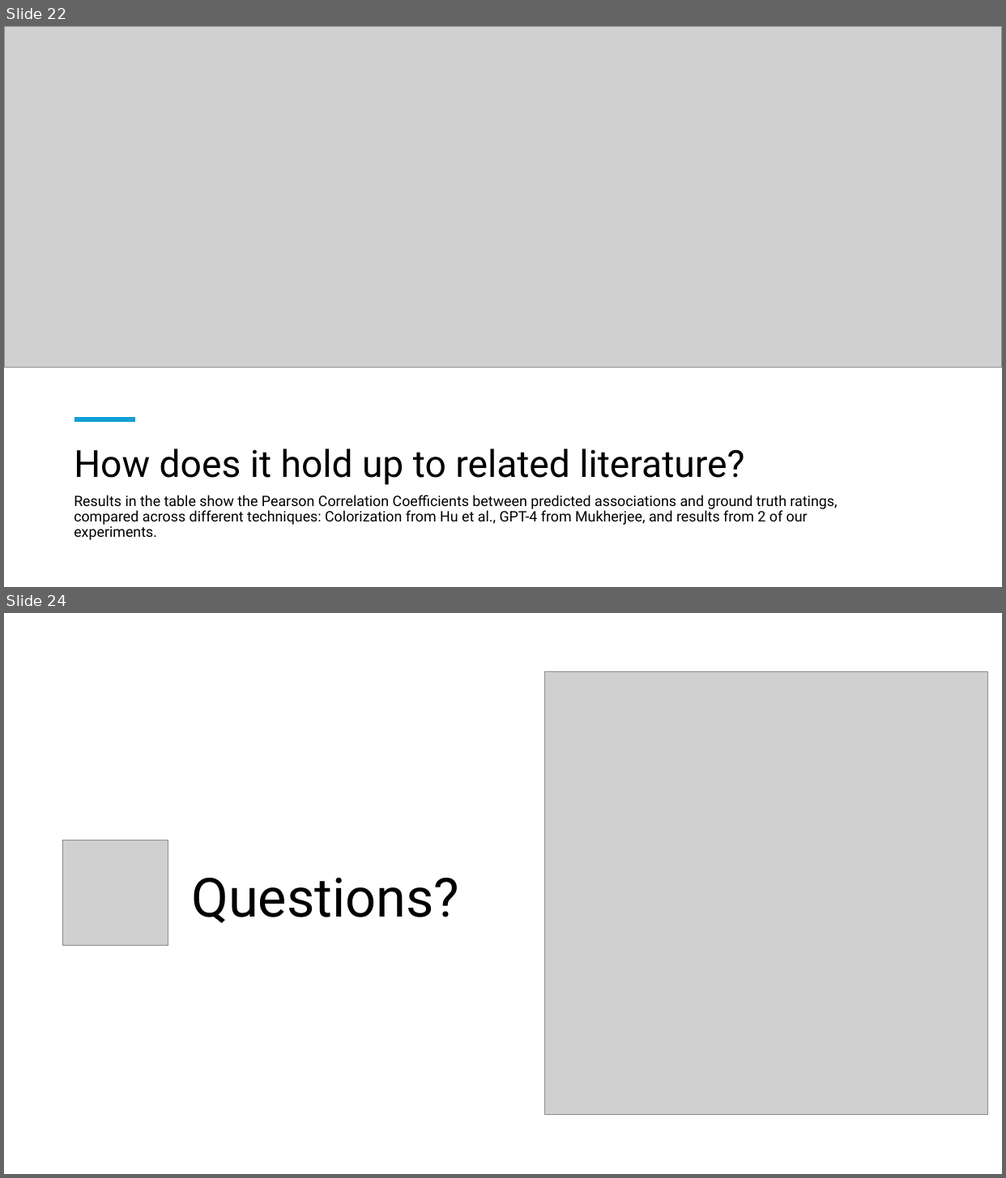
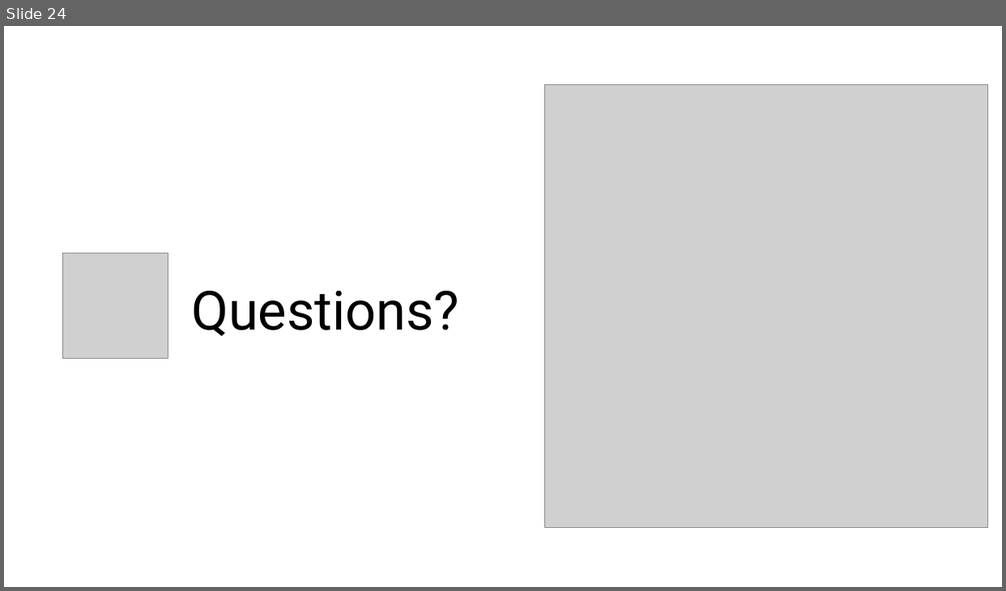
Before and after one commit to ryan-moreno/BMI_771_project, a slide deck: Presentation.pptx. Shown one above the other, each under a label of ours: slides 22 and 24 before the commit, slide 24 after it; the slides between them are not shown. The pictures are 1006x1178 and 1006x591 pixels, drawn with LibreOffice and Linux fonts; fonts in the diff are those of the drawing; grey boxes stand for pictures; background and template pictures are left out. Boxes give left, top, right and bottom in pixels: in the first picture for what was removed or moved away, otherwise in the second. Text is boxed around its words. In the diff, an @@ line names an element or a change of style, - is before the commit and + after.

```diff
--- a/Presentation.pptx
+++ b/Presentation.pptx
@@ slide 22 removed at (4,26,1002,587), background #FFFFFF @@
@@ picture removed at (4,26,1002,367) @@
@@ line removed from (75, 420) to (135, 420) @@
@@ title removed at (74,449,744,485) @@
-How does it hold up to related literature?
@@ text removed at (74,495,837,540) @@
-Results in the table show the Pearson Correlation Coefficients between predicted associations and ground truth ratings, compared across different techniques: Colorization from Hu et al., GPT-4 from Mukherjee, and results from 2 of our experiments.
```
Also in this commit, not shown: 17 slides changed, 2 slides added, 1 other slide removed.
